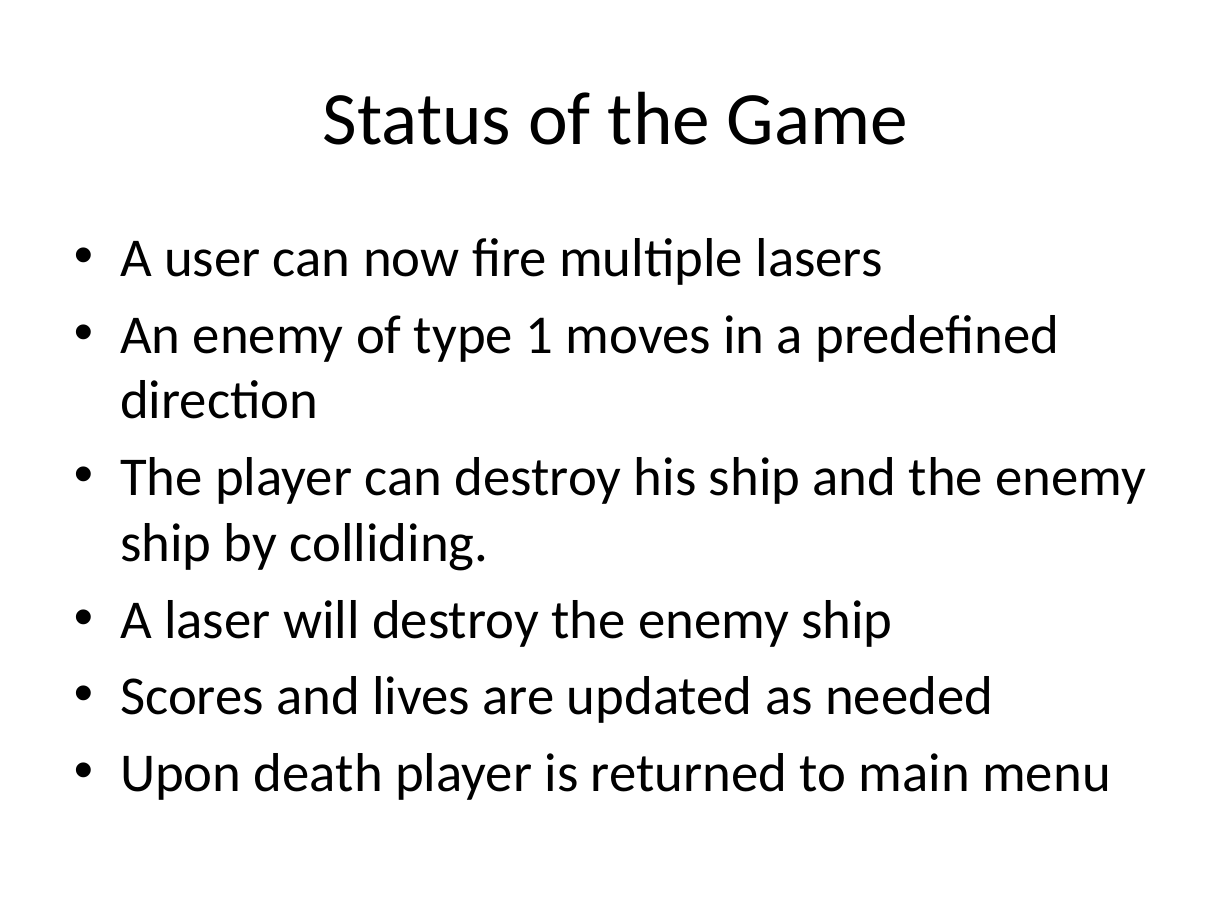
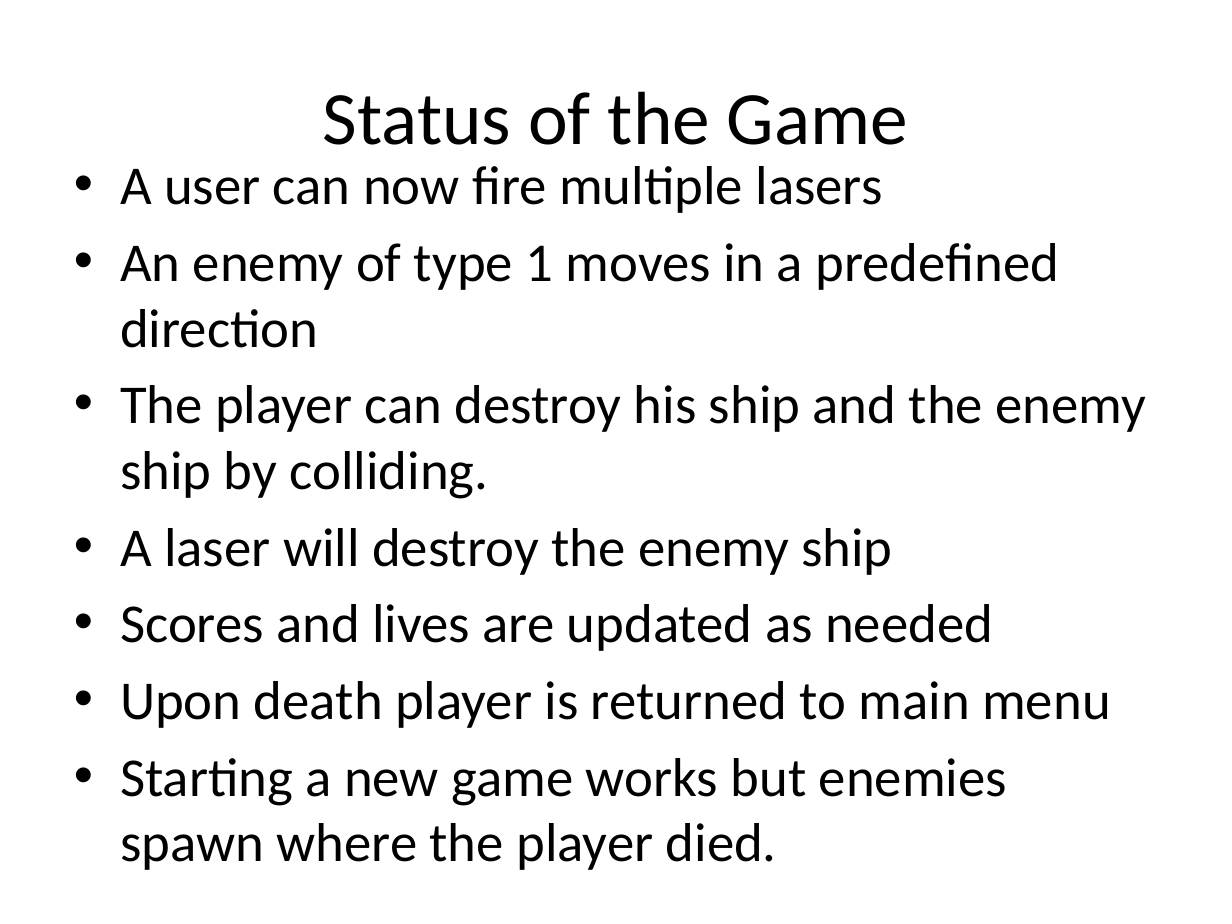
Before and after one commit to csce3513/Team15, a slide deck: slide 15 of Project Starfighter 1.2.pptx. Drawn at 1232x924 pixels with LibreOffice and Linux fonts; fonts in the diff are those of the drawing; background and template pictures are left out. Boxes give left, top, right and bottom in pixels: in the first picture for what was removed or moved away, otherwise in the second. Text is boxed around its words. In the diff, an @@ line names an element or a change of style, - is before the commit and + after.

Commit message:
Updated powerpoint and some code

```diff
--- a/Project Starfighter 1.2.pptx
+++ b/Project Starfighter 1.2.pptx
@@ text "A user can now fire ...": place and size @@
-text "A user can now fire ..." at <box>120,238,1147,800</box>
+text "A user can now fire ..." at <box>120,166,1147,870</box>
@@ text at <box>120,758,1007,870</box>: paragraph added @@
+• Starting a new game works but enemies spawn where the player died.
```
Also in this commit, not shown: 2 other slides changed, 4 slides added, 4 slides removed, 46 other files.
